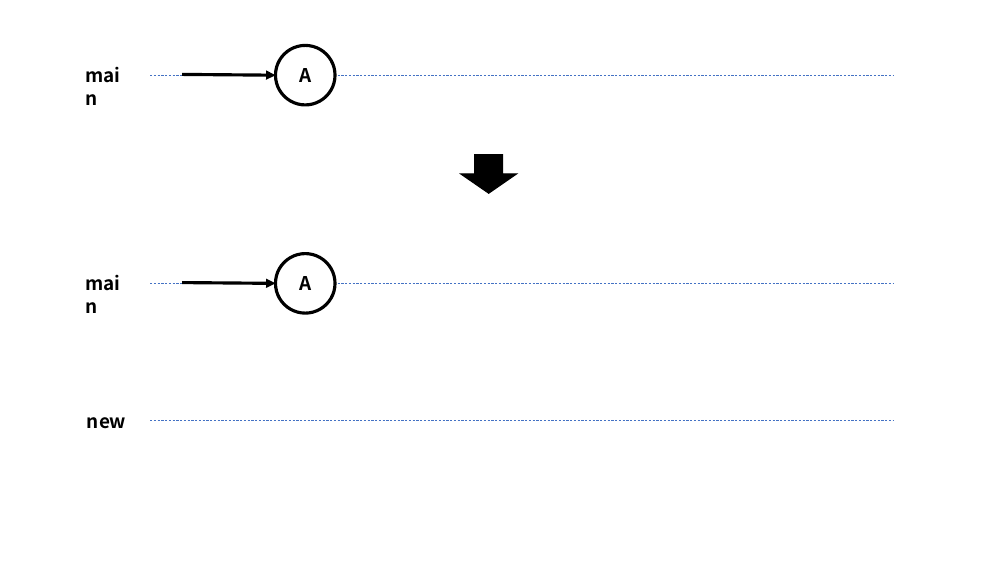
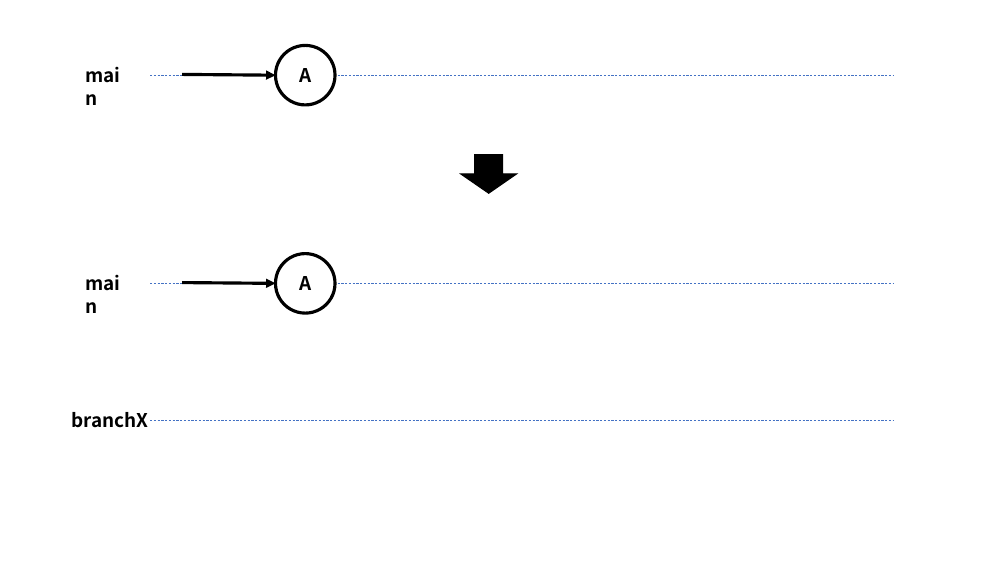
Before and after one commit to nishida2073/ai_navive, a slide deck: slide 42 of 01_テキスト/Git入門_図.pptx. Drawn at 1008x567 pixels with LibreOffice and Linux fonts; fonts in the diff are those of the drawing. Boxes give left, top, right and bottom in pixels: in the first picture for what was removed or moved away, otherwise in the second. Text is boxed around its words. In the diff, an @@ line names an element or a change of style, - is before the commit and + after.

```diff
--- a/01_テキスト/Git入門_図.pptx
+++ b/01_テキスト/Git入門_図.pptx
@@ text added at [71,412,148,428], 18 pt, text #000000, bold @@
+branchX
@@ text removed at [87,417,126,429] @@
-new
```
Also in this commit, not shown: 10 other slides changed, 1 slide added, 1 other file.
